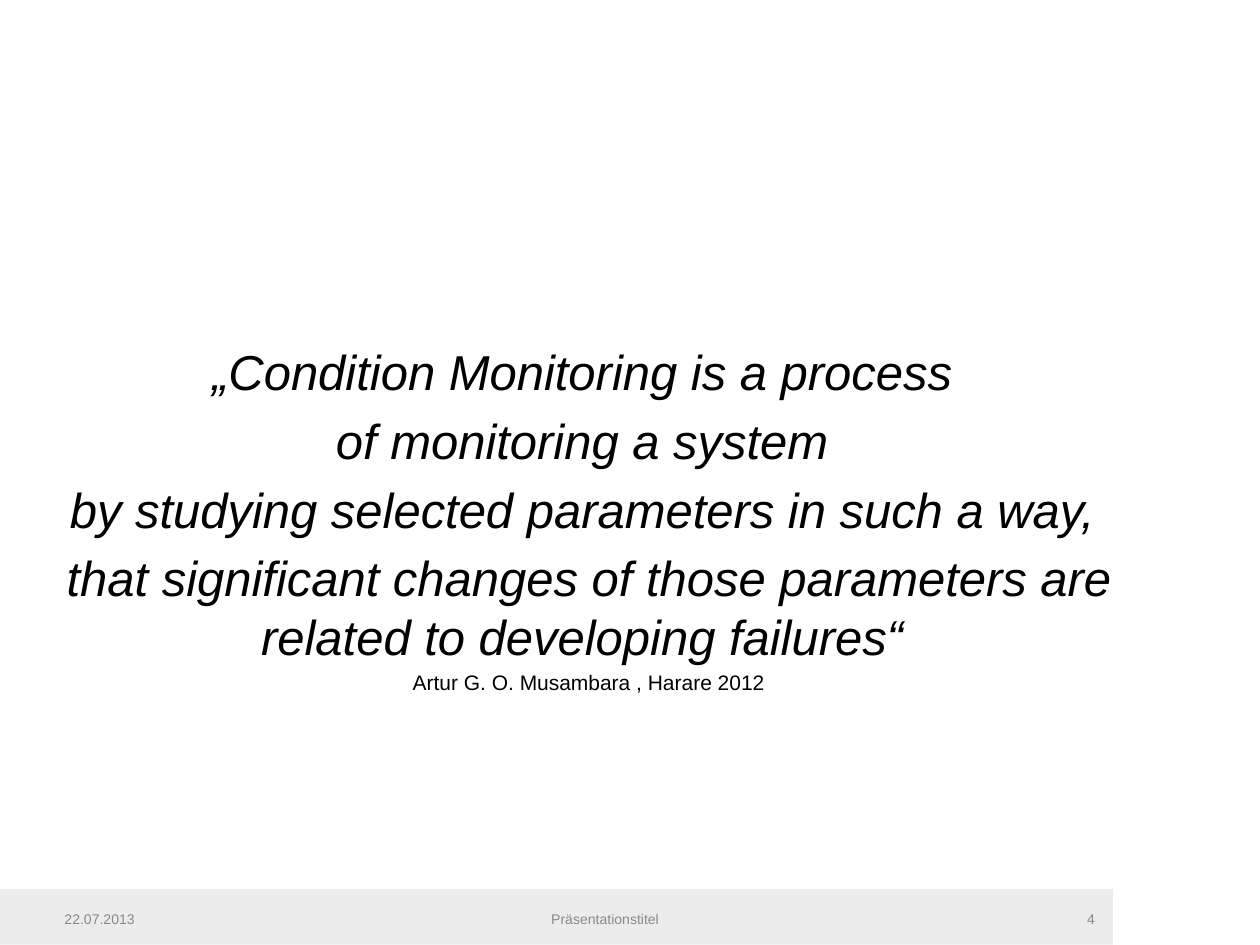
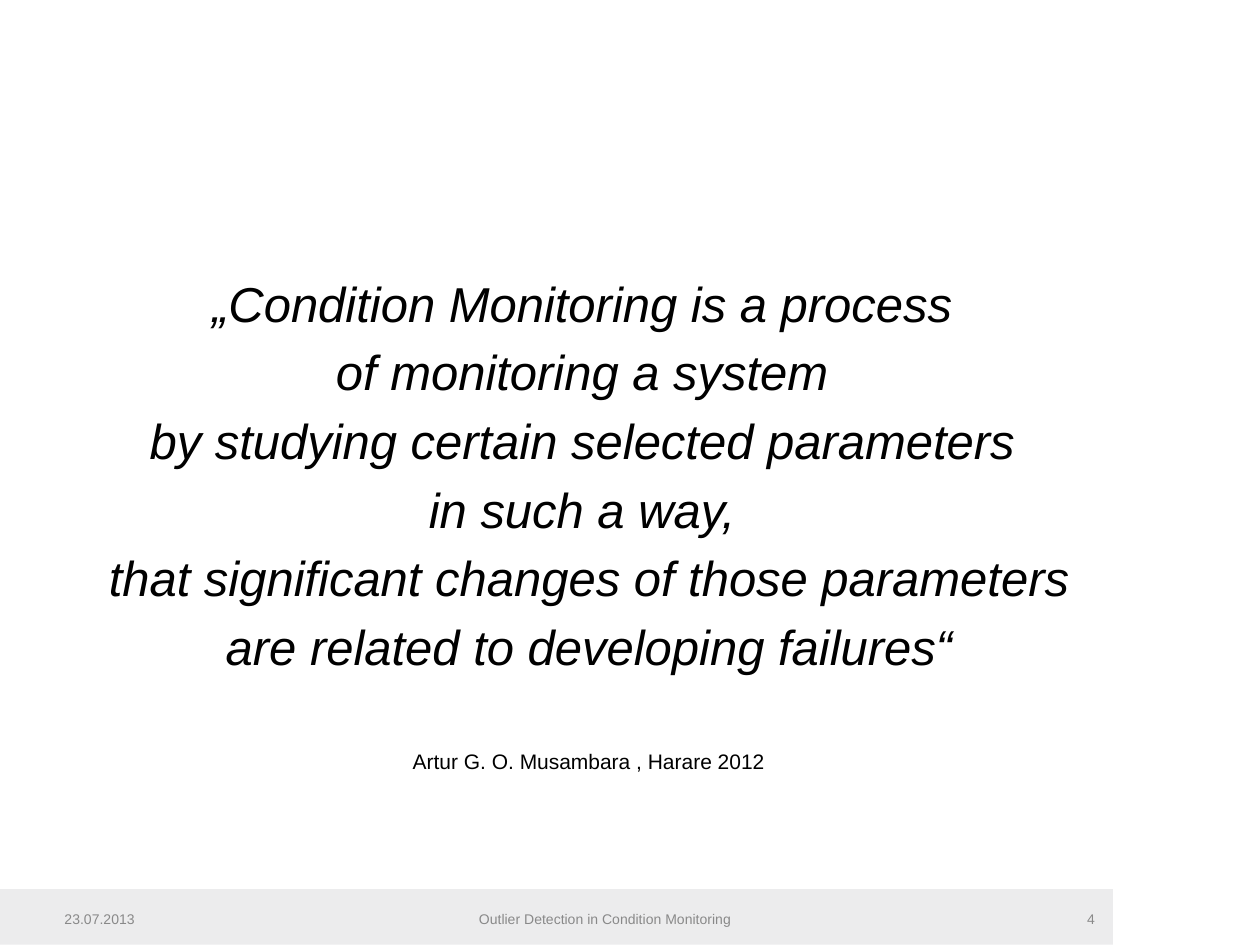
Before and after one commit to fera0013/MasterThesis, a slide deck: slide 4 of Documentation/SemiSupervisedMethodsInConditionMonitoring2.pptx. Drawn at 1260x945 pixels with LibreOffice and Linux fonts; fonts in the diff are those of the drawing; background and template pictures are left out. Boxes give left, top, right and bottom in pixels: in the first picture for what was removed or moved away, otherwise in the second. Text is boxed around its words. In the diff, an @@ line names an element or a change of style, - is before the commit and + after.

Commit message:
Outlier Detection in Condition Monitoring Presentation

```diff
--- a/Documentation/SemiSupervisedMethodsInConditionMonitoring2.pptx
+++ b/Documentation/SemiSupervisedMethodsInConditionMonitoring2.pptx
@@ text at (109, 423, 1069, 675): text changed @@
-by studying selected parameters in such a way,
-that significant changes of those parameters are related to developing failures“
+by studying certain selected parameters
+in such a way,
+that significant changes of those parameters
+are related to developing failures“
@@ text at (64, 914, 134, 924): text changed @@
-22.07.2013
+23.07.2013
@@ text at (479, 914, 731, 927): text changed @@
-Präsentationstitel
+Outlier Detection in Condition Monitoring
```
Also in this commit, not shown: 41 other slides changed.
